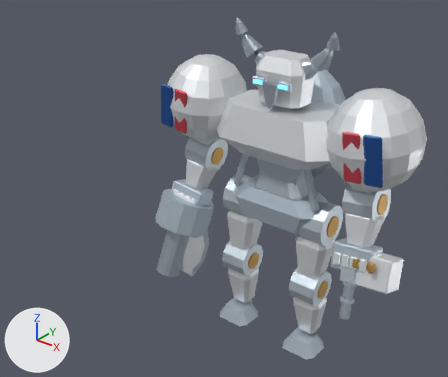
One commit to the glTF model public/assets/models/combat/t01.glb: the scene before it, then after it.
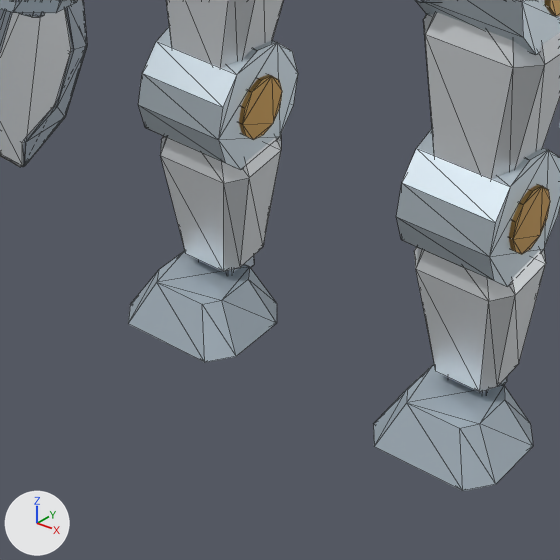
The first picture shows the older version from a 50 mm camera at (5.65, -8.79, 8.16) aimed at (0.02, -1.74, 3.79). The close-ups show the older and then the newer version on the part from 42% to 74% of the width and 62% to 100% of the height of that picture. Only the edits that show in the close-ups are written down. The lights are fixed; the arrows at lower left show +X, +Y and +Z. The close-ups show mesh edges as thin lines. Where no turn or scale is listed for an object, it has been applied to the vertices.

The first close-up shows 'Export_ankle_l_shade', 'Export_ankle_r_shade', 'Export_heavy_armor', 'Export_heavy_steel', 'Export_hip_l_armor', 'Export_hip_l_dark', 'Export_hip_r_armor', 'Export_knee_l_armor', 'Export_knee_l_dark', 'Export_knee_r_armor', 'Export_knee_r_brass', 'Export_knee_r_dark' and 6 more.
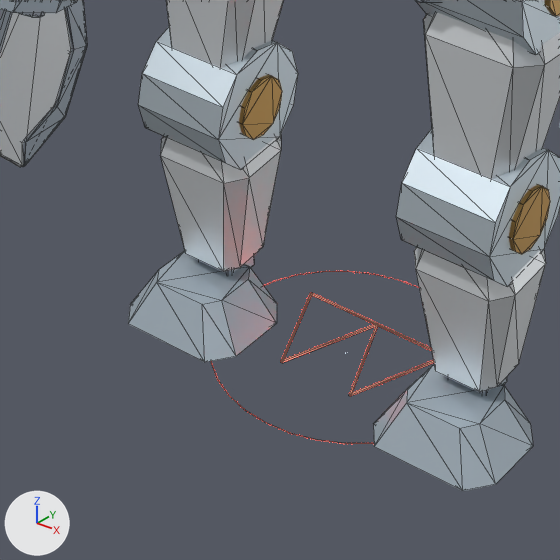
What differs and where, as boxes (x1, y1, x2, y2) in the close-ups (560 x 560 px):
```json
{"object": "Export_fx_atk_field_tell_fx_accent", "change": "added", "after": [211, 271, 434, 444]}
```

Edits to the scene script, one JSON object a line:
```json
{"op": "add", "block": "me_export_fx_atk_field_tell_fx_accent", "code": ["me_export_fx_atk_field_tell_fx_accent = bpy.data.meshes.new('Export_fx_atk_field_tell_fx_accent')", "me_export_fx_atk_field_tell_fx_accent.from_pydata(...)  # 168 vertices, 316 faces; spans x -0.729..0.729, y -0.729..0.729, z -0.001..0.02", "me_export_fx_atk_field_tell_fx_accent.materials.append(mat_fx_accent)  # red #ff5b4d, glowing red #ff5b4d"]}
{"op": "add", "block": "ob_export_fx_atk_field_tell_fx_accent", "code": ["ob_export_fx_atk_field_tell_fx_accent = bpy.data.objects.new('Export_fx_atk_field_tell_fx_accent', me_export_fx_atk_field_tell_fx_accent)", "ob_export_fx_atk_field_tell_fx_accent.location = (0.0, 0.0, 0.0)"]}
```
